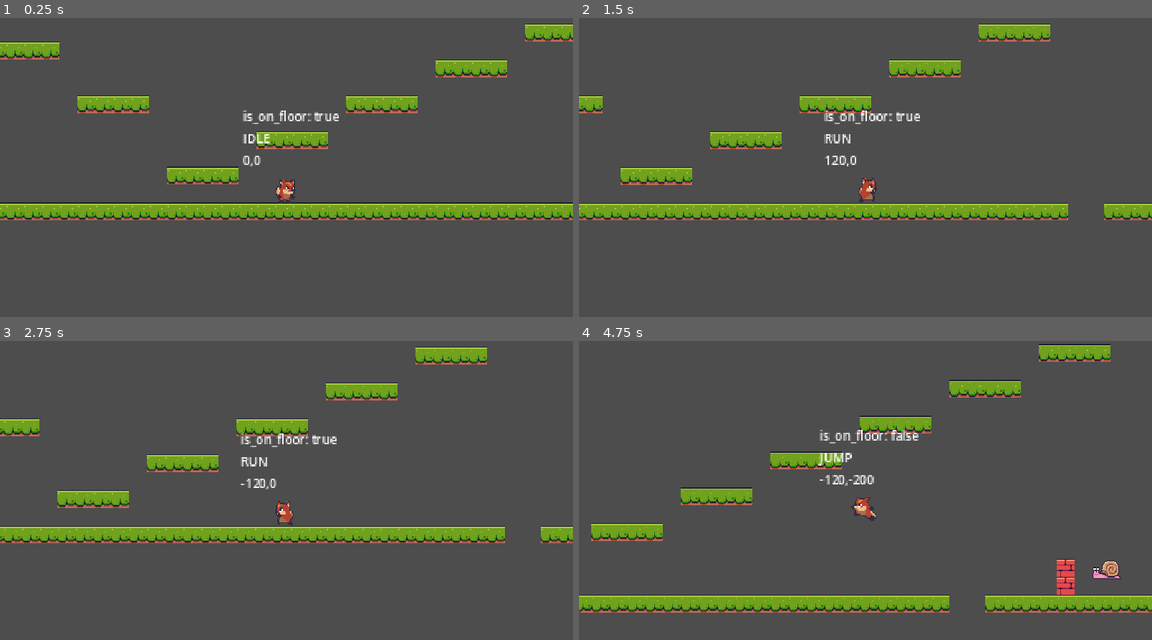
Above: before the commit, frames 1-4 (two rows, left to right).
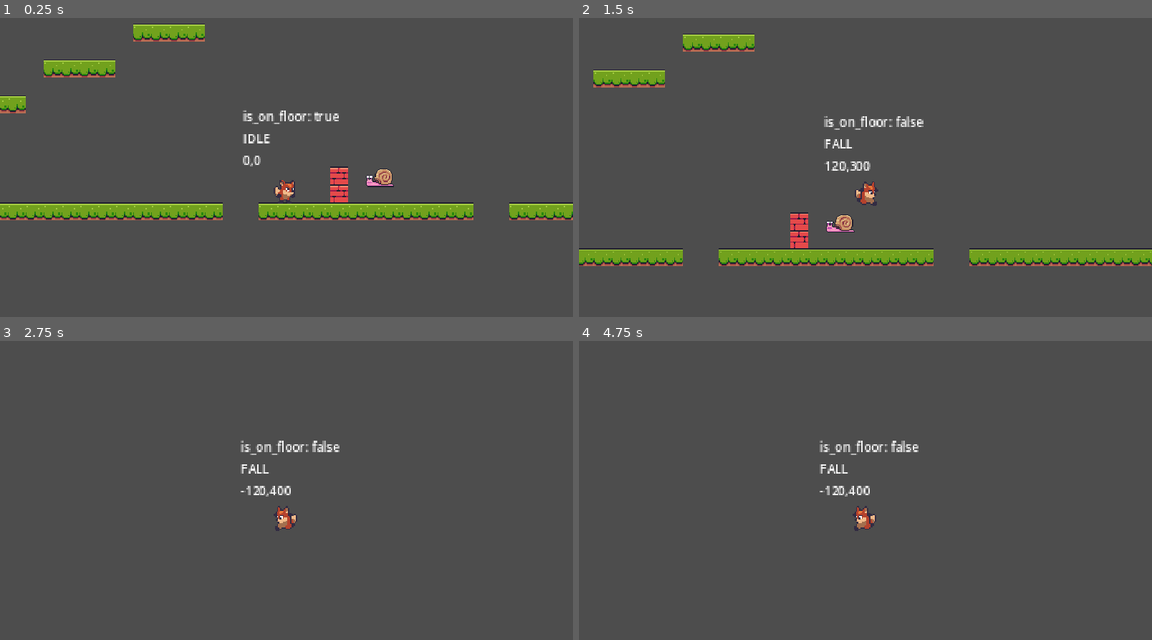
Above: after the commit, the same moments.

Repository: leobewater/godot-foxy-antics
Game: Godot game, scene res://level_base/level_base.tscn
The game is run twice, just before and just after one commit, with the same random seed, the same clock (stepped at 60 frames per second) and the same inputs. The project has no main scene, so this scene is started directly.
Inputs:
- Up to frame 1 (0.25 s): no input
- Up to frame 2 (1.5 s): hold Right (right) from 0.53 s (still down); tap Space (jump) at 0.77 s
- Up to frame 3 (2.75 s): tap Space (jump) at 1.52 s; release Right (right) at 2.03 s; hold Left (left) from 2.03 s (still down)
- Up to frame 4 (4.75 s): release Left (left) at 2.78 s; hold Right (right) 2.78-4.28 s; tap Space (jump) at 3.02, 3.77, 4.52 s; hold Left (left) from 4.28 s (still down)

The runs differ from the first frame. In frame 1, 9.4% of the frame differs, in the area x 0-100%, y 1-68%; in frame 2, 18%, in the area x 0-100%, y 1-83%; in frame 3, 11%; in frame 4, 12%.

Commit message:
export enemy base speed variable

Diff:
--- a/enemies/enemy_base/enemy_base.gd
+++ b/enemies/enemy_base/enemy_base.gd
@@ -9,8 +9,8 @@
 
 @export var default_facing: FACING = FACING.LEFT
 @export var points: int = 1
+@export var speed: float = 30.0
 
-var _speed: float = 30.0
 var _gravity: float = 800.0
 var _facing: FACING = default_facing
 var _player_ref: Player
--- a/enemies/snail/snail.tscn
+++ b/enemies/snail/snail.tscn
@@ -82,6 +82,9 @@
 "speed": 12.0
 }]
 
+[sub_resource type="RectangleShape2D" id="RectangleShape2D_6bxea"]
+size = Vector2(20, 9)
+
 [node name="Snail" instance=ExtResource("1_juyf2")]
 script = ExtResource("2_3bh8d")
 
@@ -94,3 +97,7 @@
 [node name="FloorDetection" type="RayCast2D" parent="." index="2"]
 position = Vector2(-15, 2.08165e-12)
 target_position = Vector2(2.08165e-12, 30)
+
+[node name="CollisionShape2D" type="CollisionShape2D" parent="." index="3"]
+position = Vector2(-1, 3.5)
+shape = SubResource("RectangleShape2D_6bxea")
--- a/level_base/level_base.tscn
+++ b/level_base/level_base.tscn
@@ -534,7 +534,7 @@
 zoom = Vector2(2, 2)
 
 [node name="Player" parent="." instance=ExtResource("3_mxm1x")]
-position = Vector2(235, -54)
+position = Vector2(585, -41)
 
 [node name="Snail" parent="." instance=ExtResource("5_ef5dn")]
 position = Vector2(666, -39)
Not shown: 1 places in enemies/snail/snail.tscn that only renumber resources
